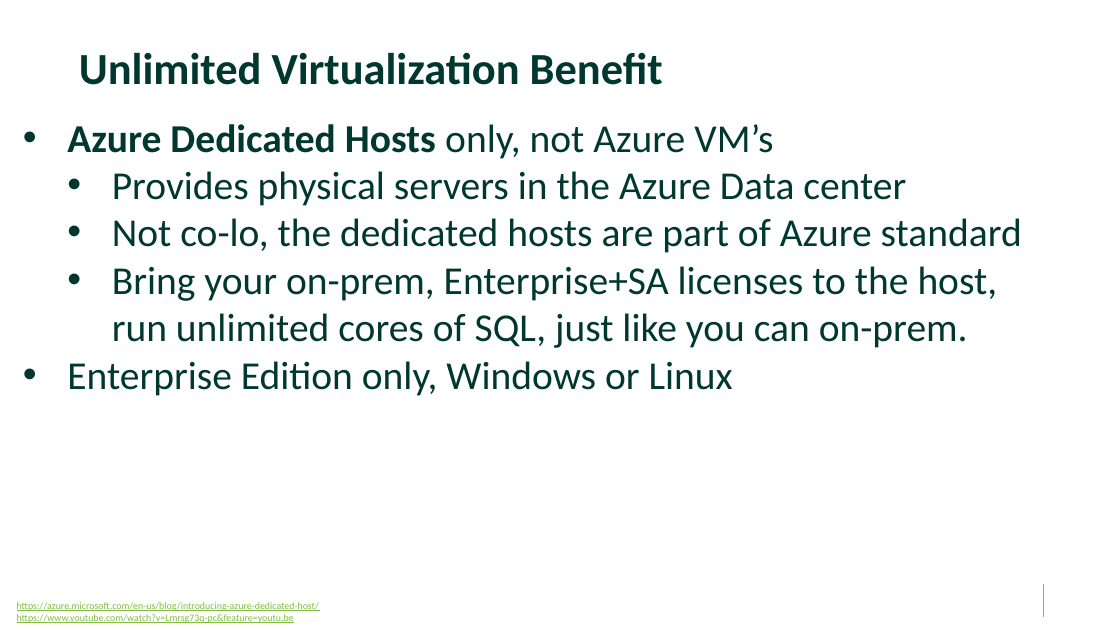
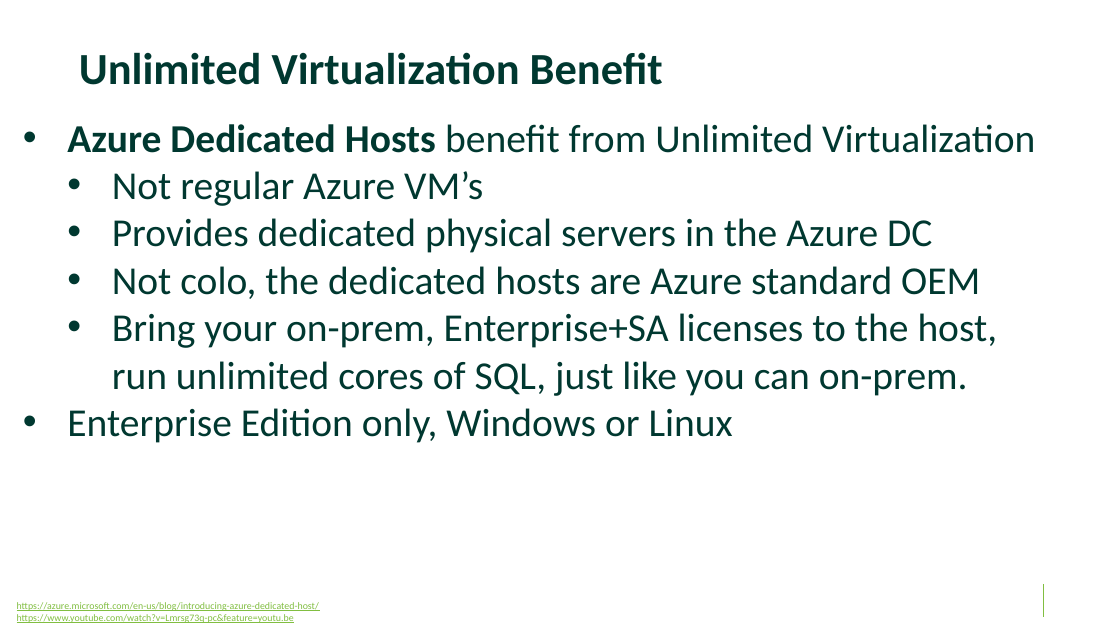
Before and after one commit to williamadba/Public-Presentations, a slide deck: slide 11 of SparkEd/The Business Case for SQL 2019.pptx. Drawn at 1120x630 pixels with LibreOffice and Linux fonts; fonts in the diff are those of the drawing; background and template pictures are left out. Boxes give left, top, right and bottom in pixels: in the first picture for what was removed or moved away, otherwise in the second. Text is boxed around its words. In the diff, an @@ line names an element or a change of style, - is before the commit and + after.

```diff
--- a/SparkEd/The Business Case for SQL 2019.pptx
+++ b/SparkEd/The Business Case for SQL 2019.pptx
@@ text at [67,124,1035,299]: text changed @@
-• Azure Dedicated Hosts only, not Azure VM’s
-  • Provides physical servers in the Azure Data center
-  • Not co-lo, the dedicated hosts are part of Azure standard
+• Azure Dedicated Hosts benefit from Unlimited Virtualization
+  • Not regular Azure VM’s
+  • Provides dedicated physical servers in the Azure DC
+  • Not colo, the dedicated hosts are Azure standard OEM
```
Also in this commit, not shown: 27 other slides changed, 1 slide removed.
